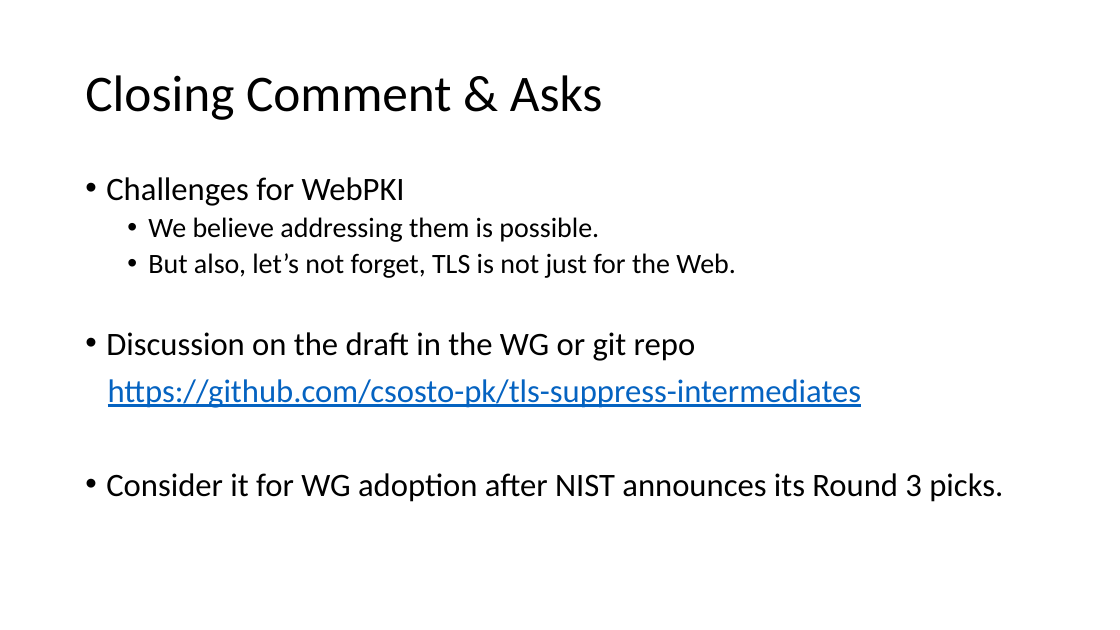
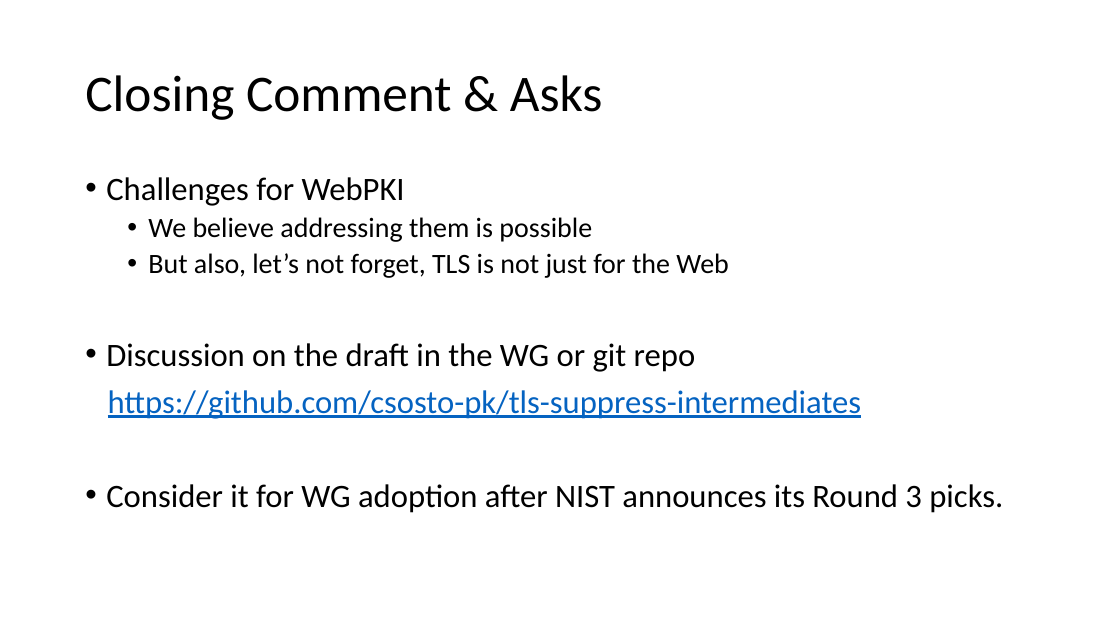
Before and after one commit to csosto-pk/tls-suppress-intermediates, a slide deck: slide 9 of IETF-presos/IETF-113 - draft-kampanakis-tls-scas-latest-00.pptx. Drawn at 1120x630 pixels with LibreOffice and Linux fonts; fonts in the diff are those of the drawing. Boxes give left, top, right and bottom in pixels: in the first picture for what was removed or moved away, otherwise in the second. Text is boxed around its words. In the diff, an @@ line names an element or a change of style, - is before the commit and + after.

```diff
--- a/IETF-presos/IETF-113 - draft-kampanakis-tls-scas-latest-00.pptx
+++ b/IETF-presos/IETF-113 - draft-kampanakis-tls-scas-latest-00.pptx
@@ text at box(148, 217, 729, 278): text changed @@
-  • We believe addressing them is possible.
-  • But also, let’s not forget, TLS is not just for the Web.
+  • We believe addressing them is possible
+  • But also, let’s not forget, TLS is not just for the Web
```
Also in this commit, not shown: 3 other slides changed.
